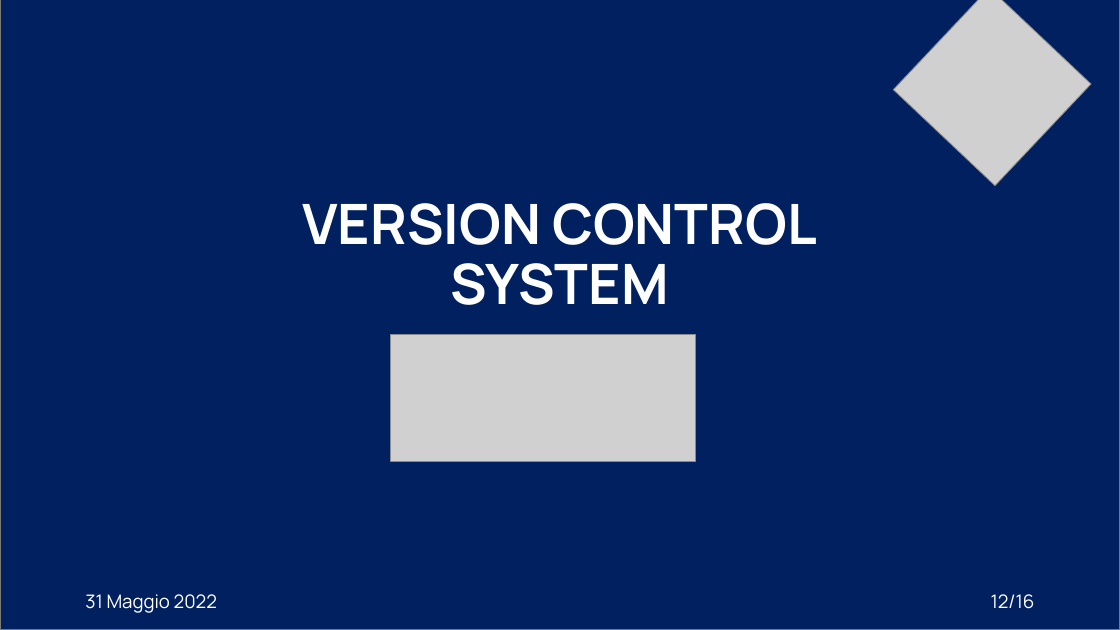
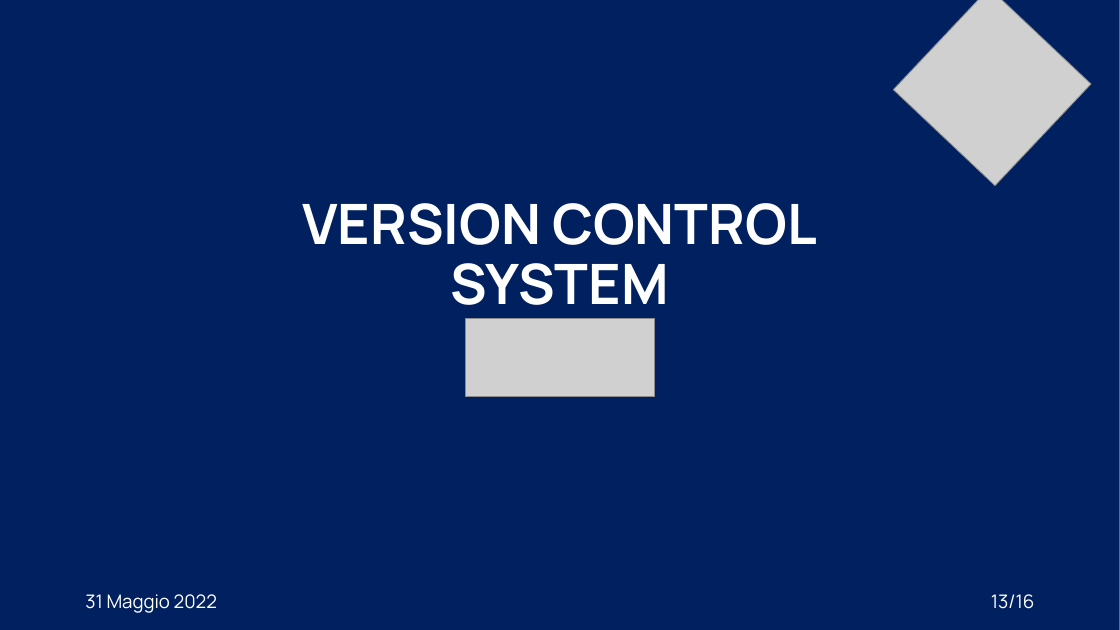
Before and after one commit to XidaZ3/MTSSAssignment3, a slide deck: slide 13 of MTSSAssignment3.pptx (slide 12 before the commit). Drawn at 1120x630 pixels with LibreOffice and Linux fonts; fonts in the diff are those of the drawing; grey boxes stand for pictures. Boxes give left, top, right and bottom in pixels: in the first picture for what was removed or moved away, otherwise in the second. Text is boxed around its words. In the diff, an @@ line names an element or a change of style, - is before the commit and + after.

```diff
--- a/MTSSAssignment3.pptx
+++ b/MTSSAssignment3.pptx
@@ rectangle at <box>0,0,1120,630</box>: outline #7A7A7A 1 pt to none @@
@@ picture: place and size @@
-picture at <box>391,334,696,461</box>
+picture at <box>466,318,655,397</box>
@@ page number at <box>991,594,1035,609</box>: text changed @@
-12/16
+13/16
```
Also in this commit, not shown: 12 other slides changed, 1 slide added, 4 other files.
